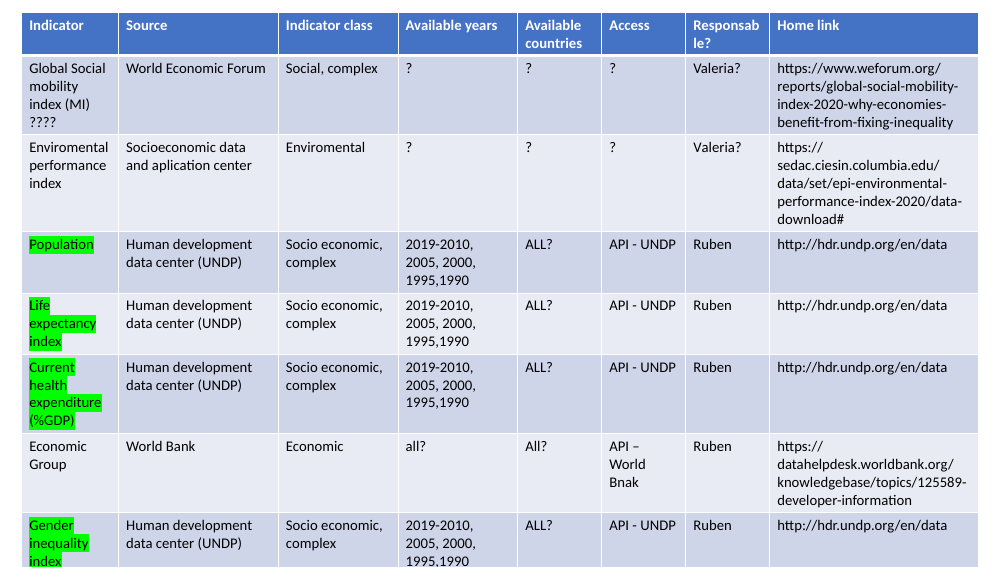
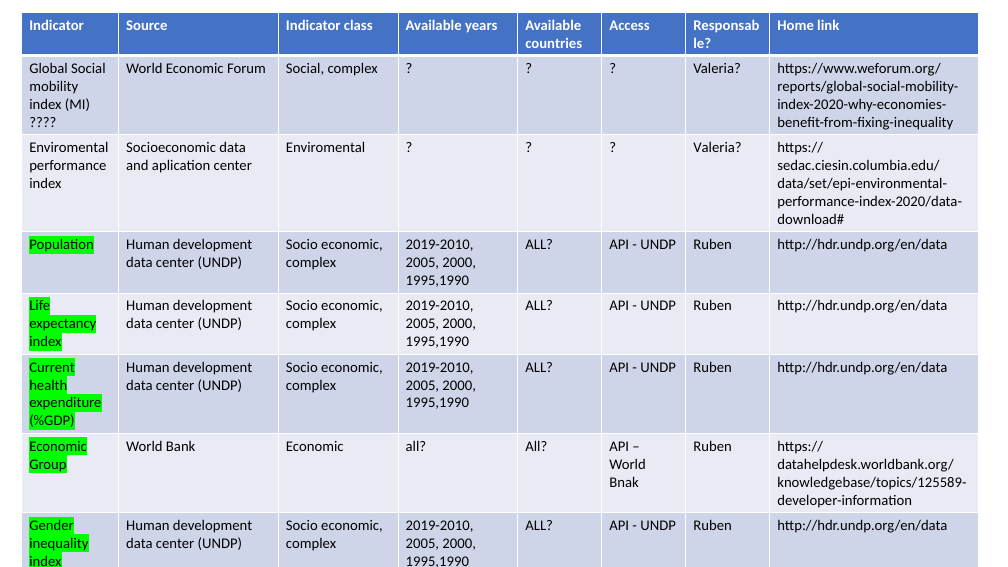
Before and after one commit to rjlopez2/ADS-_CAS_Bern_2020, a slide deck: slide 3 of Projects/M3/Project.pptx. Drawn at 1008x567 pixels with LibreOffice and Linux fonts; fonts in the diff are those of the drawing. Boxes give left, top, right and bottom in pixels: in the first picture for what was removed or moved away, otherwise in the second. Text is boxed around its words. In the diff, an @@ line names an element or a change of style, - is before the commit and + after.

```diff
--- a/Projects/M3/Project.pptx
+++ b/Projects/M3/Project.pptx
@@ table at (22,12,979,567) @@
@@ highlight none to #00FF00 in "Economic Group" @@
```
Also in this commit, not shown: 2 other slides changed.
